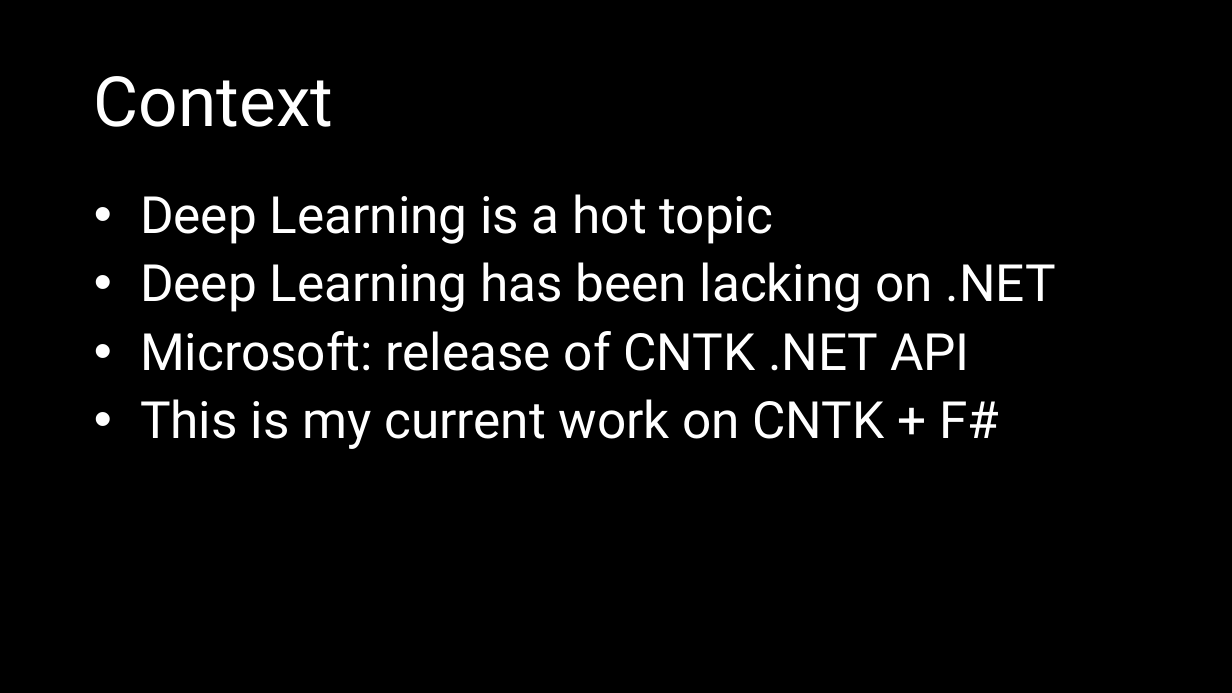
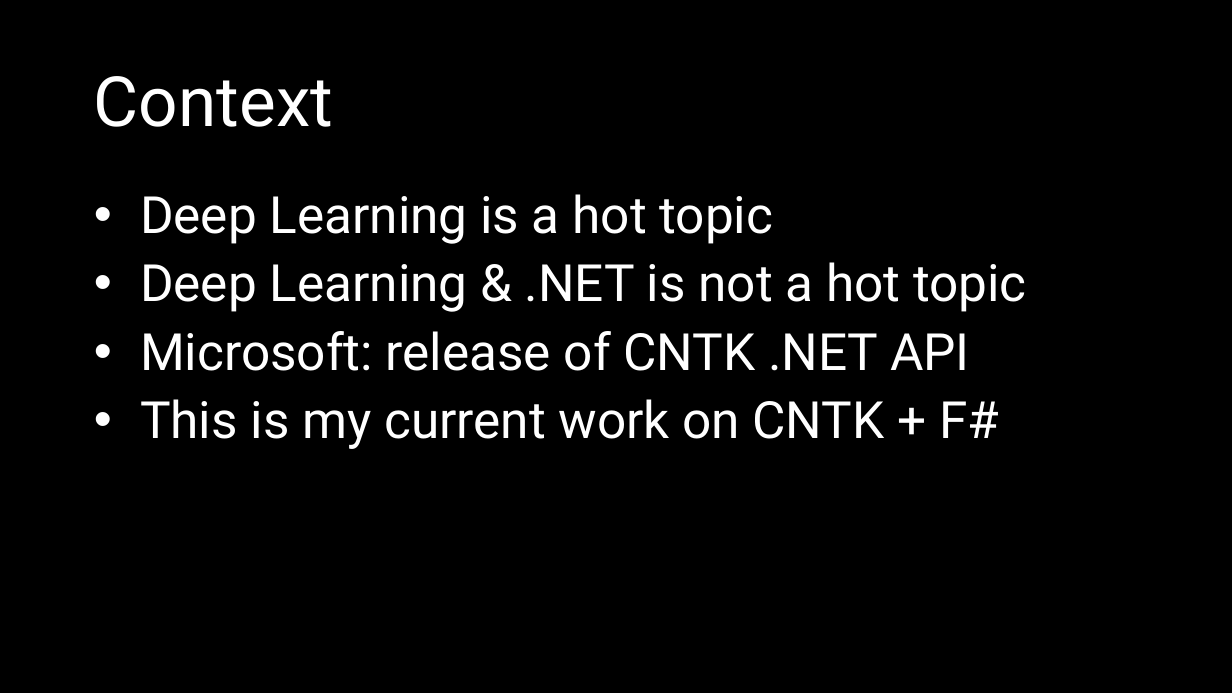
Before and after one commit to mathias-brandewinder/Presentations, a slide deck: slide 3 of deep-learning-cntk-fsharp/slides/cntk.pptx. Drawn at 1232x693 pixels with LibreOffice and Linux fonts; fonts in the diff are those of the drawing. Boxes give left, top, right and bottom in pixels: in the first picture for what was removed or moved away, otherwise in the second. Text is boxed around its words. In the diff, an @@ line names an element or a change of style, - is before the commit and + after.

```diff
--- a/deep-learning-cntk-fsharp/slides/cntk.pptx
+++ b/deep-learning-cntk-fsharp/slides/cntk.pptx
@@ text at (140, 262, 1027, 312): text changed @@
-• Deep Learning has been lacking on .NET
+• Deep Learning & .NET is not a hot topic
```
Also in this commit, not shown: 11 other slides changed, 9 slides added.
